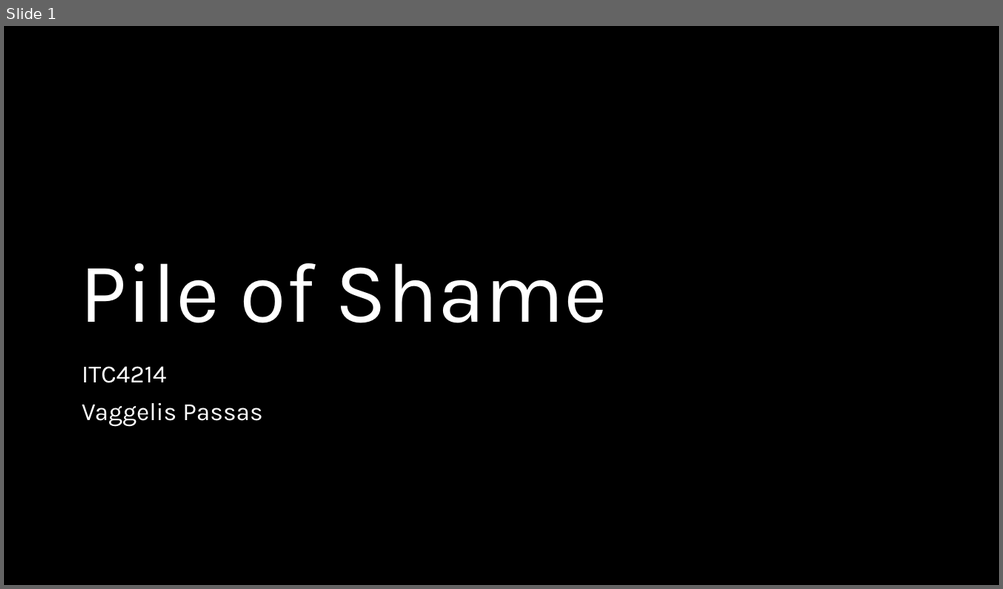
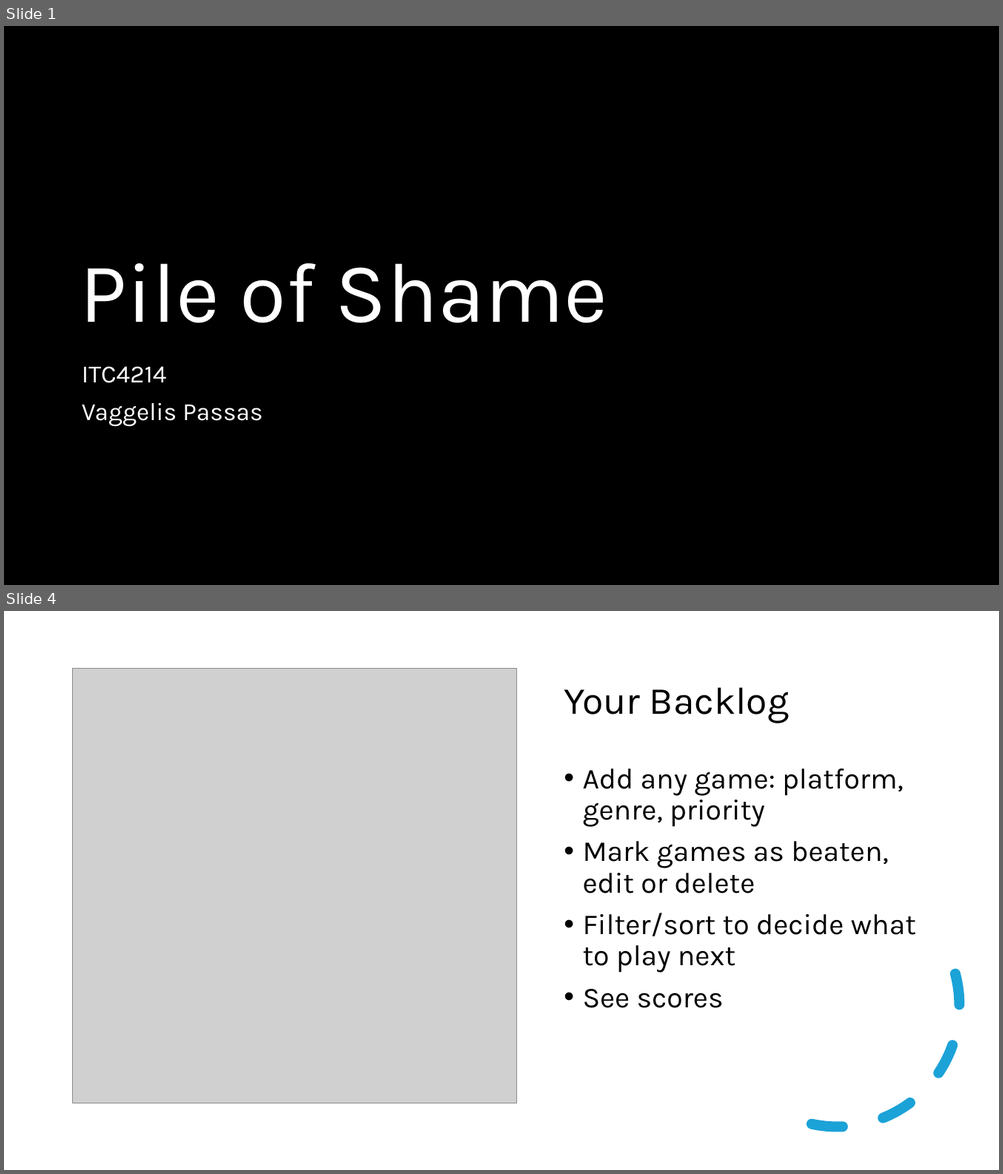
Before and after one commit to VPassas/ITC4214-PileOfShame, a slide deck: PileOfShame-Presentation.pptx. Shown one above the other, each under a label of ours: slide 1 before the commit, slides 1 and 4 after it; the slides between them are not shown. The pictures are 1003x589 and 1003x1174 pixels, drawn with LibreOffice and Linux fonts; fonts in the diff are those of the drawing; grey boxes stand for pictures; background and template pictures are left out; a plain dark background stands for a picture behind light text. Boxes give left, top, right and bottom in pixels: in the first picture for what was removed or moved away, otherwise in the second. Text is boxed around its words. In the diff, an @@ line names an element or a change of style, - is before the commit and + after.

```diff
--- a/PileOfShame-Presentation.pptx
+++ b/PileOfShame-Presentation.pptx
@@ slide 4 added at <box>4,611,999,1170</box>, background #FFFFFF @@
@@ picture added at <box>73,669,517,1103</box> @@
@@ title added at <box>563,687,788,723</box>, 37 pt, text #000000 @@
+Your Backlog
@@ text added at <box>583,769,916,1008</box>, 28 pt, text #000000 @@
+• Add any game: platform, genre, priority
+• Mark games as beaten, edit or delete
+• Filter/sort to decide what to play next
+• See scores
@@ arc (boxed as its full ellipse) added at <box>688,857,986,1154</box>, outline #0F9ED5 10 pt dashed @@
```
Also in this commit, not shown: 1 slide changed, 4 other slides added, 10 slides removed, 4 other files.
